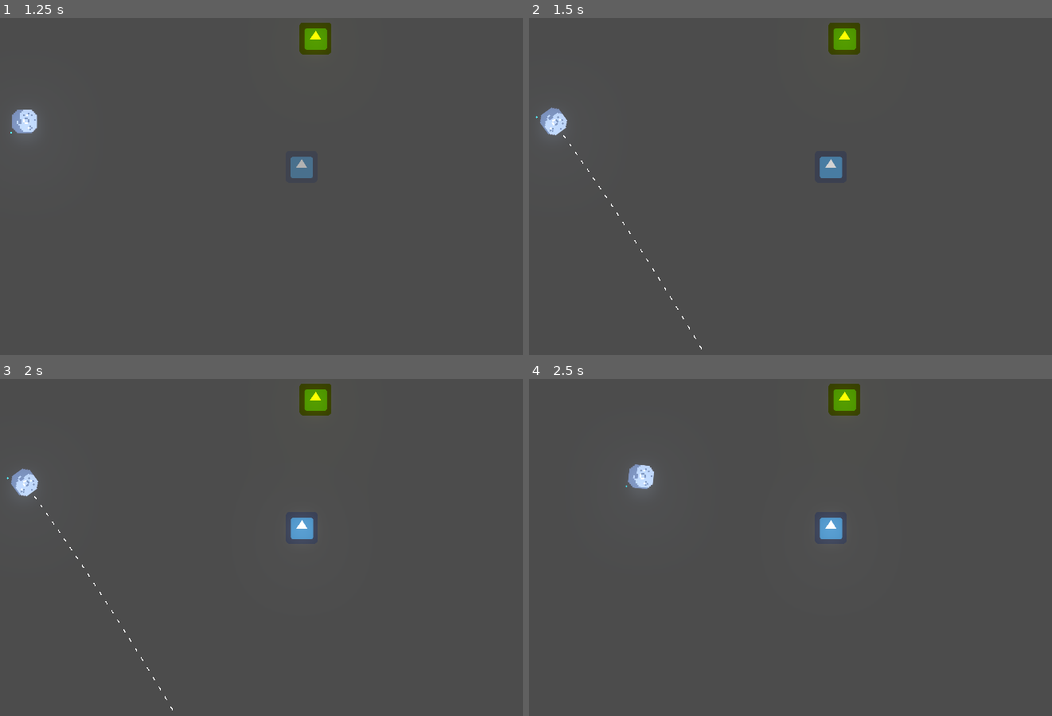
Above: before the commit, frames 1-4 (two rows, left to right).
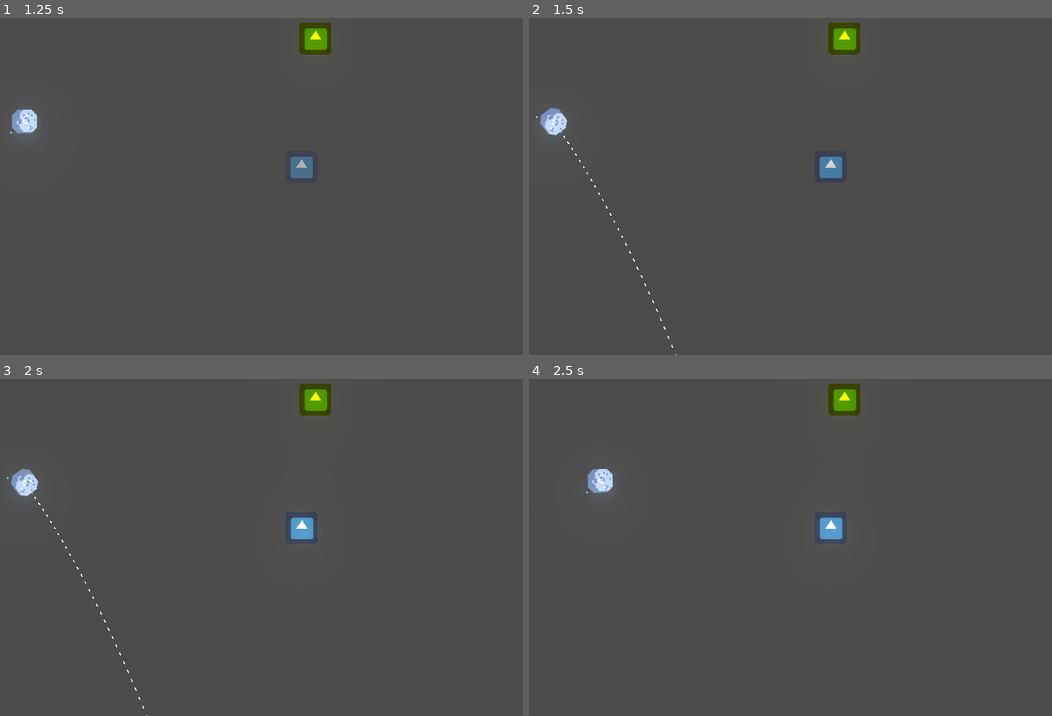
Above: after the commit, the same moments.

Repository: gjpp-go-dot/naia-game
Game: Godot game, scene res://scenes/Workspace.tscn
Two runs of this game, one before a commit and one after it. Both use one fixed random seed, a clock stepped at 60 frames per second and the inputs below. This scene is started directly instead of the project's main scene. The engine's default icon, where the game draws it, is replaced by a stand-in: a white triangle on a blue panel in a dark square.
Inputs (mouse positions are in pixels of both pictures, inside the frame that each line leads up to):
- Up to frame 1 (1.25 s): tap Enter (ui_accept) at 0.5, 0.77 s; move the mouse to (345, 156) at 0.52 s; hold Right (ui_right) from 0.53 s (still down); tap Space (attack_melee) at 0.6 s
- Up to frame 2 (1.5 s): keep holding Right (ui_right); move the mouse to (607, 193) at 1.27 s; right-click (607, 193) at 1.35 s
- Up to frame 3 (2 s): keep holding Right (ui_right); tap Enter (ui_accept) at 1.52 s
- Up to frame 4 (2.5 s): tap Enter (ui_accept) at 2 s; move the mouse to (795, 456) at 2.02 s; release Right (ui_right) at 2.03 s; hold Left (ui_left) from 2.03 s (still down); click (795, 456) at 2.1 s

Frame 1 is identical in both runs. In frame 2, 0.1% of the frame differs, in the area x 6-34%, y 33-100%; in frame 3, 0.1%; in frame 4, 0.6%, in the area x 10-24%, y 25-35%.

Commit message:
Melhorado lançamento de lua

Diff:
--- a/scenes/objects/MoonPeace.tscn
+++ b/scenes/objects/MoonPeace.tscn
@@ -15,7 +15,7 @@
 
 [node name="MoonPeace" type="RigidBody2D"]
 material = SubResource( 1 )
-mass = 0.75
+mass = 0.4
 script = ExtResource( 3 )
 
 [node name="CollisionShape2D" type="CollisionShape2D" parent="."]
--- /dev/null
+++ b/scenes/textured_effects/EnchantedParticle.tscn
@@ -0,0 +1,26 @@
+[gd_scene load_steps=5 format=2]
+
+[ext_resource path="res://assets/effects/texture/spotlight_1.png" type="Texture" id=1]
+
+[sub_resource type="CanvasItemMaterial" id=1]
+blend_mode = 1
+particles_animation = true
+particles_anim_h_frames = 1
+particles_anim_v_frames = 1
+particles_anim_loop = false
+
+[sub_resource type="Curve" id=2]
+_data = [ Vector2( 0, 0.888636 ), 0.0, 0.0, 0, 0, Vector2( 0.5, 0.993182 ), 0.0, 0.0, 0, 0, Vector2( 1, 0.879545 ), 0.0, 0.0, 0, 0 ]
+
+[sub_resource type="Gradient" id=3]
+offsets = PoolRealArray( 0, 0.546961, 1 )
+colors = PoolColorArray( 0.941406, 0.941406, 0.941406, 1, 1, 1, 1, 1, 0.933594, 0.933594, 0.933594, 1 )
+
+[node name="EnchantedParticle2D" type="CPUParticles2D"]
+material = SubResource( 1 )
+amount = 1
+texture = ExtResource( 1 )
+gravity = Vector2( 0, 0 )
+scale_amount = 0.15
+scale_amount_curve = SubResource( 2 )
+color_ramp = SubResource( 3 )
--- /dev/null
+++ b/scenes/textured_effects/FlareParticle.tscn
@@ -0,0 +1,19 @@
+[gd_scene load_steps=3 format=2]
+
+[ext_resource path="res://assets/effects/texture/floaty_128.png" type="Texture" id=1]
+
+[sub_resource type="CanvasItemMaterial" id=1]
+blend_mode = 1
+particles_animation = true
+particles_anim_h_frames = 7
+particles_anim_v_frames = 7
+particles_anim_loop = false
+
+[node name="FlareParticle2D" type="CPUParticles2D"]
+material = SubResource( 1 )
+amount = 1
+texture = ExtResource( 1 )
+gravity = Vector2( 0, 0 )
+angle = 360.0
+angle_random = 1.0
+anim_speed = 1.0
--- /dev/null
+++ b/scenes/textured_effects/OffsetGlowParticle.tscn
@@ -0,0 +1,12 @@
+[gd_scene load_steps=3 format=2]
+
+[ext_resource path="res://assets/effects/texture/offset_glow.png" type="Texture" id=1]
+
+[sub_resource type="CanvasItemMaterial" id=1]
+blend_mode = 1
+
+[node name="OffsetGlowParticle2D" type="CPUParticles2D"]
+material = SubResource( 1 )
+amount = 1
+texture = ExtResource( 1 )
+angle = 360.0
--- /dev/null
+++ b/scenes/textured_effects/RandomParticle.tscn
@@ -0,0 +1,36 @@
+[gd_scene load_steps=6 format=2]
+
+[ext_resource path="res://assets/effects/texture/random_selection.png" type="Texture" id=1]
+
+[sub_resource type="CanvasItemMaterial" id=1]
+blend_mode = 1
+particles_animation = true
+particles_anim_h_frames = 3
+particles_anim_v_frames = 1
+particles_anim_loop = false
+
+[sub_resource type="Curve" id=3]
+min_value = -360.0
+max_value = 360.0
+_data = [ Vector2( 0, -28.6364 ), 0.0, 0.0, 0, 0, Vector2( 1, 1 ), 0.0, 0.0, 0, 0 ]
+
+[sub_resource type="Curve" id=4]
+_data = [ Vector2( 0, 0.390909 ), 0.0, 0.0, 0, 0, Vector2( 1, 0.765909 ), 0.0, 0.0, 0, 0 ]
+
+[sub_resource type="Gradient" id=2]
+offsets = PoolRealArray( 0, 0.524862, 1 )
+colors = PoolColorArray( 0, 0, 0, 1, 1, 1, 1, 1, 0, 0, 0, 1 )
+
+[node name="RandomParticle2D" type="CPUParticles2D"]
+material = SubResource( 1 )
+amount = 5
+texture = ExtResource( 1 )
+gravity = Vector2( 0, 0 )
+angle = 360.0
+angle_random = 1.0
+angle_curve = SubResource( 3 )
+scale_amount_random = 0.2
+scale_amount_curve = SubResource( 4 )
+color_ramp = SubResource( 2 )
+anim_offset = 1.0
+anim_offset_random = 1.0
--- /dev/null
+++ b/scenes/textured_effects/VortexParticle.tscn
@@ -0,0 +1,25 @@
+[gd_scene load_steps=5 format=2]
+
+[ext_resource path="res://assets/effects/texture/effect_4.png" type="Texture" id=1]
+
+[sub_resource type="CanvasItemMaterial" id=1]
+blend_mode = 1
+
+[sub_resource type="Curve" id=2]
+_data = [ Vector2( 0, 1 ), 0.0, -0.427576, 0, 0, Vector2( 1, 0.459091 ), -1.77025, 0.0, 0, 0 ]
+
+[sub_resource type="Gradient" id=3]
+offsets = PoolRealArray( 0, 0.546961, 1 )
+colors = PoolColorArray( 0, 0, 0, 1, 1, 1, 1, 1, 0, 0, 0, 1 )
+
+[node name="VortexParticle2D" type="CPUParticles2D"]
+material = SubResource( 1 )
+amount = 5
+texture = ExtResource( 1 )
+gravity = Vector2( 0, 0 )
+angular_velocity = 50.0
+angle = 360.0
+angle_random = 1.0
+scale_amount = 0.3
+scale_amount_curve = SubResource( 2 )
+color_ramp = SubResource( 3 )
--- a/src/objects/MoonPeace.gd
+++ b/src/objects/MoonPeace.gd
@@ -38,11 +38,11 @@
 	var velocity = calculate_speed()
 	var num_points = 100
 	var gravity_weight = (weight * mass)
-	var step = 1.75 / num_points
+	var step = 4.0 / num_points
 
 	for _i in range(num_points):
-		var new_pos = pos + velocity * step + Vector2(0, 9.8) * gravity_weight * step * step
-		var new_velocity = velocity + Vector2(0, 9.8) * gravity_weight * step
+		var new_pos = pos + velocity * step + Vector2(0, 9.8 + gravity_weight) * gravity_weight * step * step
+		var new_velocity = velocity + Vector2(0, 9.8 + gravity_weight) * gravity_weight * step
 		lines_to_draw.append([pos, new_pos])
 		pos = new_pos
 		velocity = new_velocity
Binary file added: assets/effects/texture/alpha/floaty_128.png
Not shown, added: assets/effects/texture/alpha/floaty_128.png.import
Binary file added: assets/effects/texture/alpha/floaty_32.png
Not shown, added: assets/effects/texture/alpha/floaty_32.png.import
Binary file added: assets/effects/texture/alpha/floaty_64.png
Not shown, added: assets/effects/texture/alpha/floaty_64.png.import
Binary file added: assets/effects/texture/alpha/offset_glow.png
Not shown, added: assets/effects/texture/alpha/offset_glow.png.import
Binary file added: assets/effects/texture/alpha/random_selection.png
Not shown, added: assets/effects/texture/alpha/random_selection.png.import
Binary file added: assets/effects/texture/effect_4.png
Not shown, added: assets/effects/texture/effect_4.png.import
(and 12 more such lines)
